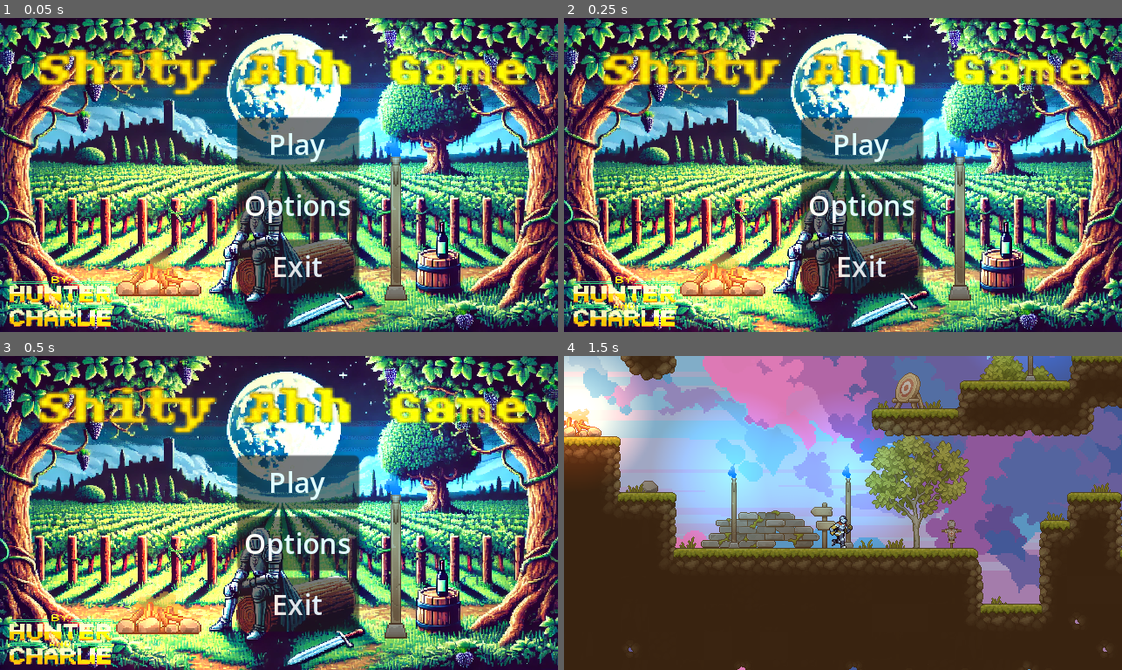
Above: before the commit, frames 1-4 (two rows, left to right).
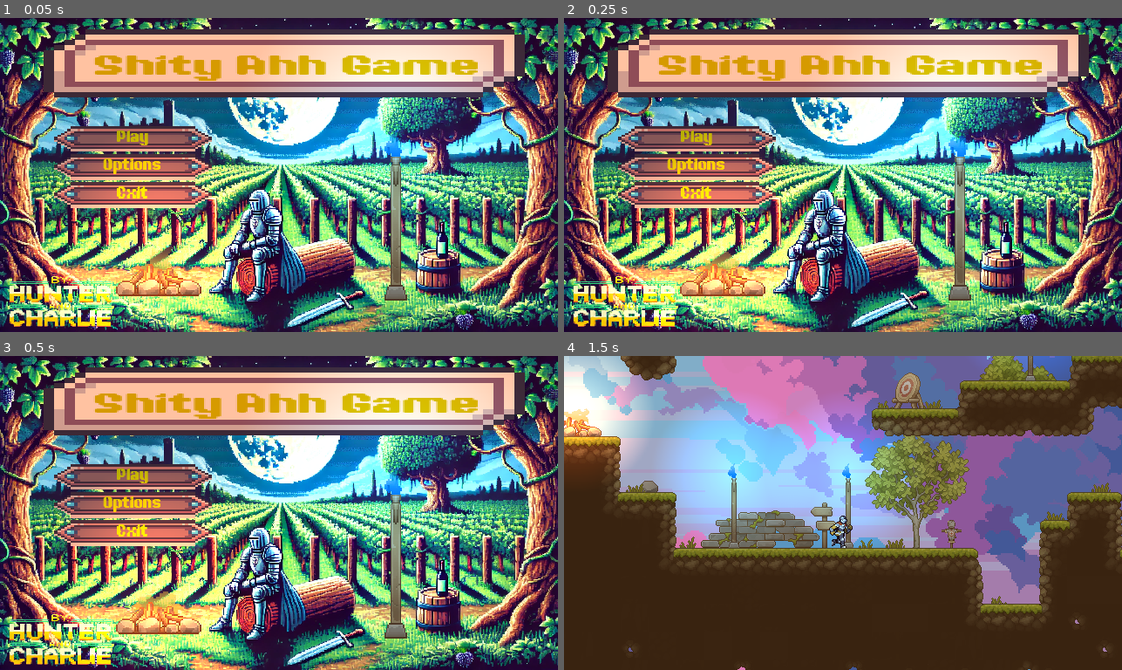
Above: after the commit, the same moments.

Repository: HunterB88/godot-4-platformer
Game: Godot game, scene res://scenes/menu.tscn
Two runs of this game, one before a commit and one after it. Both use one fixed random seed, a clock stepped at 60 frames per second and the inputs below.
Inputs (mouse positions are in pixels of both pictures, inside the frame that each line leads up to):
- Up to frame 1 (0.05 s): no input
- Up to frame 2 (0.25 s): no input
- Up to frame 3 (0.5 s): no input
- Up to frame 4 (1.5 s): click "Play" at 0.5 s; move the mouse to (965, 497) at 1.27 s; hold D (right) from 1.28 s (still down); click (965, 497) at 1.35 s

The runs differ from the first frame. In frame 1, 33% of the frame differs, in the area x 6-95%, y 3-89%; in frame 2, 33%; in frame 3, 33%; in frame 4, nothing differs.

Commit message:
made custom buttons for the menu

Diff:
--- /dev/null
+++ b/art/buttons/menu_buttons.tres
@@ -0,0 +1,72 @@
+[gd_resource type="Theme" load_steps=6 format=3 uid="uid://dq8gi6s7k4non"]
+
+[ext_resource type="FontFile" uid="uid://bx7lvbs040cn8" path="res://art/buttons/Game Paused DEMO.otf" id="1_366pb"]
+[ext_resource type="Texture2D" uid="uid://cg3gefsbgxyjt" path="res://art/buttons/UI assets Demo (3x).png" id="1_plom5"]
+
+[sub_resource type="StyleBoxFlat" id="StyleBoxFlat_vib2s"]
+content_margin_left = 4.0
+content_margin_top = 4.0
+content_margin_right = 4.0
+content_margin_bottom = 4.0
+bg_color = Color(0.1, 0.1, 0.1, 0.3)
+corner_radius_top_left = 3
+corner_radius_top_right = 3
+corner_radius_bottom_right = 3
+corner_radius_bottom_left = 3
+corner_detail = 5
+
+[sub_resource type="StyleBoxFlat" id="StyleBoxFlat_k1scf"]
+content_margin_left = 4.0
+content_margin_top = 4.0
+content_margin_right = 4.0
+content_margin_bottom = 4.0
+bg_color = Color(1, 1, 1, 0.75)
+draw_center = false
+border_width_left = 2
+border_width_top = 2
+border_width_right = 2
+border_width_bottom = 2
+corner_radius_top_left = 3
+corner_radius_top_right = 3
+corner_radius_bottom_right = 3
+corner_radius_bottom_left = 3
+corner_detail = 5
+expand_margin_left = 2.0
+expand_margin_top = 2.0
+expand_margin_right = 2.0
+expand_margin_bottom = 2.0
+
+[sub_resource type="StyleBoxTexture" id="StyleBoxTexture_3qhej"]
+texture = ExtResource("1_plom5")
+texture_margin_left = 2.0
+texture_margin_top = 2.0
+texture_margin_right = 2.0
+texture_margin_bottom = 2.0
+expand_margin_bottom = 2.0
+region_rect = Rect2(0, 150, 144, 39)
+
+[resource]
+Button/colors/font_color = Color(0.716736, 0.68235, 0.0107928, 1)
+Button/colors/font_disabled_color = Color(0.875, 0.875, 0.875, 0.5)
+Button/colors/font_focus_color = Color(0.95, 0.95, 0.95, 1)
+Button/colors/font_hover_color = Color(0.95, 0.95, 0.95, 1)
+Button/colors/font_hover_pressed_color = Color(1, 1, 1, 1)
+Button/colors/font_outline_color = Color(0, 0, 0, 1)
+Button/colors/font_pressed_color = Color(1, 1, 1, 1)
+Button/colors/icon_disabled_color = Color(1, 1, 1, 0.4)
+Button/colors/icon_focus_color = Color(1, 1, 1, 1)
+Button/colors/icon_hover_color = Color(1, 1, 1, 1)
+Button/colors/icon_hover_pressed_color = Color(1, 1, 1, 1)
+Button/colors/icon_normal_color = Color(1, 1, 1, 1)
+Button/colors/icon_pressed_color = Color(1, 1, 1, 1)
+Button/constants/align_to_largest_stylebox = 0
+Button/constants/h_separation = 4
+Button/constants/icon_max_width = 0
+Button/constants/outline_size = 0
+Button/font_sizes/font_size = 14
+Button/fonts/font = ExtResource("1_366pb")
+Button/styles/disabled = SubResource("StyleBoxFlat_vib2s")
+Button/styles/focus = SubResource("StyleBoxFlat_k1scf")
+Button/styles/hover = SubResource("StyleBoxTexture_3qhej")
+Button/styles/normal = SubResource("StyleBoxTexture_3qhej")
+Button/styles/pressed = SubResource("StyleBoxTexture_3qhej")
--- a/scenes/menu.tscn
+++ b/scenes/menu.tscn
@@ -1,12 +1,16 @@
-[gd_scene load_steps=8 format=3 uid="uid://cjtrhbt6anvjm"]
+[gd_scene load_steps=11 format=3 uid="uid://cjtrhbt6anvjm"]
 
 [ext_resource type="Script" path="res://scenes/menu.gd" id="1_qrt3h"]
 [ext_resource type="Texture2D" uid="uid://bnvmxesuo4p1a" path="res://art/title images/New_Title_Image (2).webp" id="2_1lkrx"]
-[ext_resource type="Texture2D" uid="uid://dxxnixkm4f806" path="res://art/title images/title.png" id="3_j58d4"]
+[ext_resource type="Theme" uid="uid://dq8gi6s7k4non" path="res://art/buttons/menu_buttons.tres" id="3_aygq8"]
 [ext_resource type="Texture2D" uid="uid://bvfnntsepgo2f" path="res://art/title images/by hunter and charlie.png" id="4_6hhh8"]
+[ext_resource type="Texture2D" uid="uid://cg3gefsbgxyjt" path="res://art/buttons/UI assets Demo (3x).png" id="4_yj8ff"]
+[ext_resource type="FontFile" uid="uid://bx7lvbs040cn8" path="res://art/buttons/Game Paused DEMO.otf" id="5_lwelk"]
 [ext_resource type="AudioStream" uid="uid://qaue214p3e7a" path="res://audio/backround_music/Menu_Music.WAV" id="5_m4wir"]
 [ext_resource type="PackedScene" uid="uid://b7tg3xua1xhef" path="res://scenes/assets/campfire.tscn" id="6_y8hy7"]
 [ext_resource type="PackedScene" uid="uid://bxphag2bmmvun" path="res://scenes/assets/torch.tscn" id="7_j7ay2"]
+
+[sub_resource type="Theme" id="Theme_4i2gw"]
 
 [node name="menu" type="Control"]
 layout_mode = 3
@@ -15,8 +19,8 @@
 anchor_bottom = 1.0
 offset_left = 127.0
 offset_top = 37.0
-offset_right = -120.0
-offset_bottom = -41.0
+offset_right = -50.0
+offset_bottom = -92.0
 grow_horizontal = 2
 grow_vertical = 2
 script = ExtResource("1_qrt3h")
@@ -28,30 +32,47 @@
 
 [node name="MarginContainer" type="MarginContainer" parent="."]
 layout_mode = 0
-offset_left = 9.0
-offset_top = 20.0
-offset_right = 79.0
-offset_bottom = 121.0
+offset_left = -96.0
+offset_top = 25.0
+offset_right = 33.0
+offset_bottom = 126.0
+scale = Vector2(0.7, 0.7)
 
 [node name="VBoxContainer" type="VBoxContainer" parent="MarginContainer"]
 layout_mode = 2
 
 [node name="play" type="Button" parent="MarginContainer/VBoxContainer"]
 layout_mode = 2
+theme = ExtResource("3_aygq8")
 text = "Play"
 
 [node name="options" type="Button" parent="MarginContainer/VBoxContainer"]
 layout_mode = 2
+theme = ExtResource("3_aygq8")
 text = "Options"
 
 [node name="exit" type="Button" parent="MarginContainer/VBoxContainer"]
 layout_mode = 2
+theme = ExtResource("3_aygq8")
 text = "Exit"
 
-[node name="Title" type="Sprite2D" parent="."]
-position = Vector2(34, -8)
-scale = Vector2(0.803342, 0.672043)
-texture = ExtResource("3_j58d4")
+[node name="Sprite2D2" type="Sprite2D" parent="."]
+position = Vector2(36, -11)
+scale = Vector2(2, 1)
+texture = ExtResource("4_yj8ff")
+region_enabled = true
+region_rect = Rect2(291, 150, 138, 39)
+
+[node name="RichTextLabel" type="RichTextLabel" parent="Sprite2D2"]
+offset_left = -55.0
+offset_top = -6.0
+offset_right = 85.0
+offset_bottom = 34.0
+theme = SubResource("Theme_4i2gw")
+theme_override_colors/table_border = Color(0.520093, 0.552389, 5.77569e-07, 1)
+theme_override_colors/default_color = Color(0.838529, 0.603221, 0, 1)
+theme_override_fonts/normal_font = ExtResource("5_lwelk")
+text = "Shity Ahh Game"
 
 [node name="ByHunterAndCharlie" type="Sprite2D" parent="."]
 position = Vector2(-92, 125)
Binary file added: art/buttons/Daydream.ttf
Not shown, added: art/buttons/Daydream.ttf.import
Binary file added: art/buttons/Game Paused DEMO.otf
Not shown, added: art/buttons/Game Paused DEMO.otf.import
Binary file added: art/buttons/UI assets Demo (3x).png
Not shown, added: art/buttons/UI assets Demo (3x).png.import
